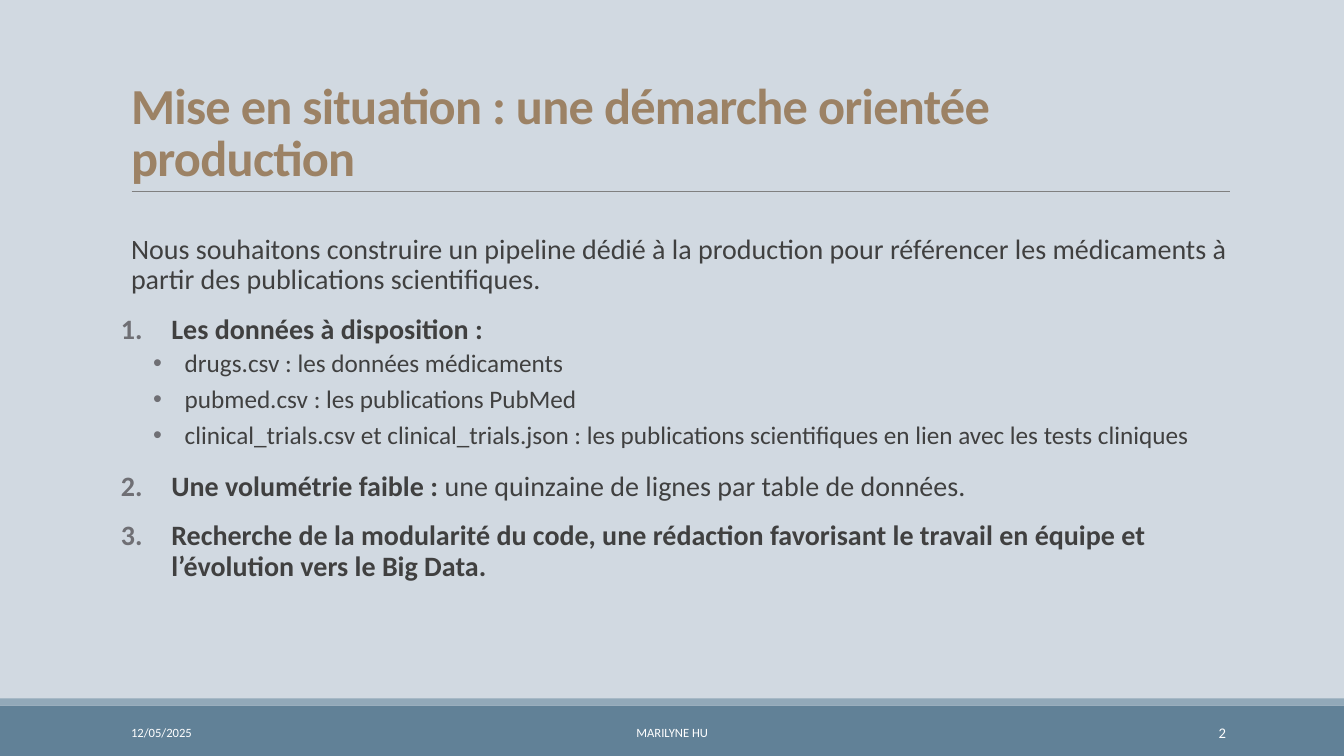
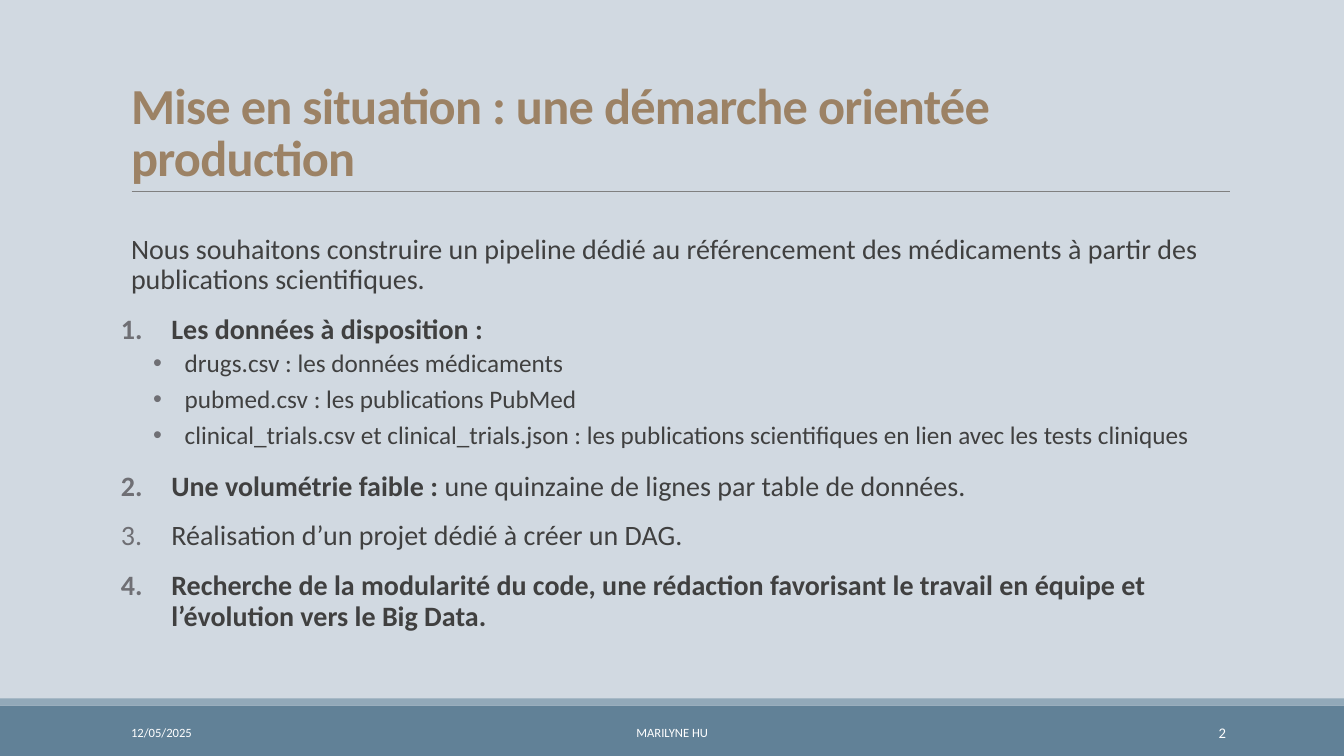
Before and after one commit to marilynehu25/techincal_test_servier, a slide deck: slide 2 of __others__/présentation.pptx. Drawn at 1344x756 pixels with LibreOffice and Linux fonts; fonts in the diff are those of the drawing; background and template pictures are left out. Boxes give left, top, right and bottom in pixels: in the first picture for what was removed or moved away, otherwise in the second. Text is boxed around its words. In the diff, an @@ line names an element or a change of style, - is before the commit and + after.

```diff
--- a/__others__/présentation.pptx
+++ b/__others__/présentation.pptx
@@ text at (x1=131, y1=239, x2=1197, y2=294): text changed @@
-  Nous souhaitons construire un pipeline dédié à la production pour référencer les médicaments à partir des publications scientifiques.
+  Nous souhaitons construire un pipeline dédié au référencement des médicaments à partir des publications scientifiques.
@@ text at (x1=171, y1=525, x2=683, y2=550): paragraph added @@
+3. Réalisation d’un projet dédié à créer un DAG.
```
Also in this commit, not shown: 2 other slides changed, 1 slide added, 1 other file.
